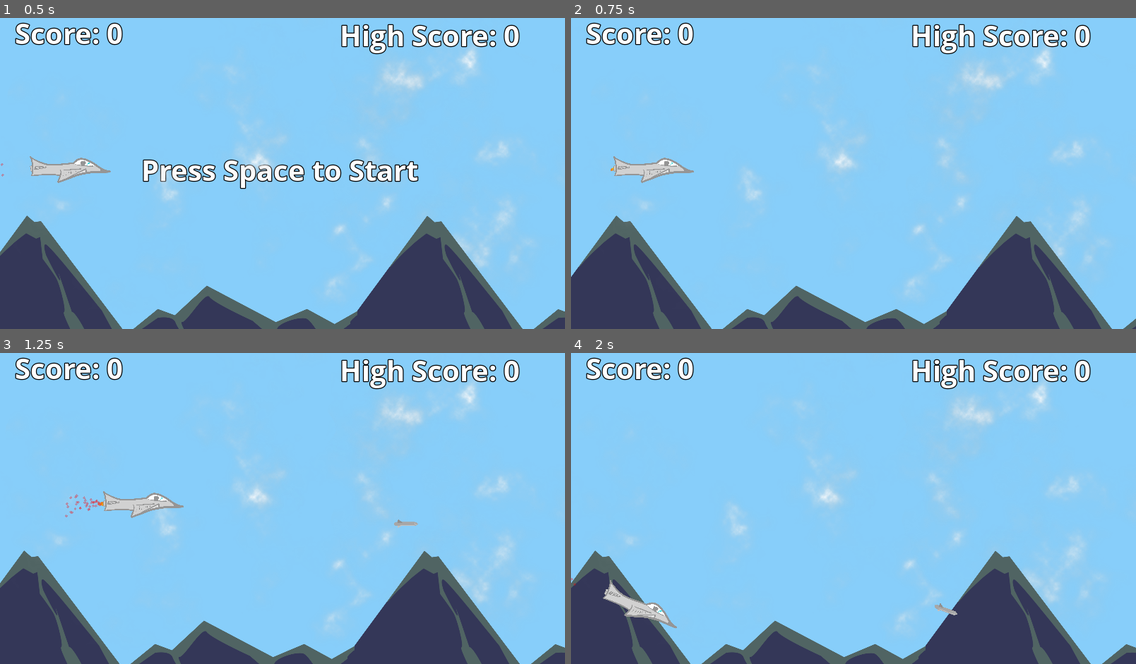
Above: before the commit, frames 1-4 (two rows, left to right).
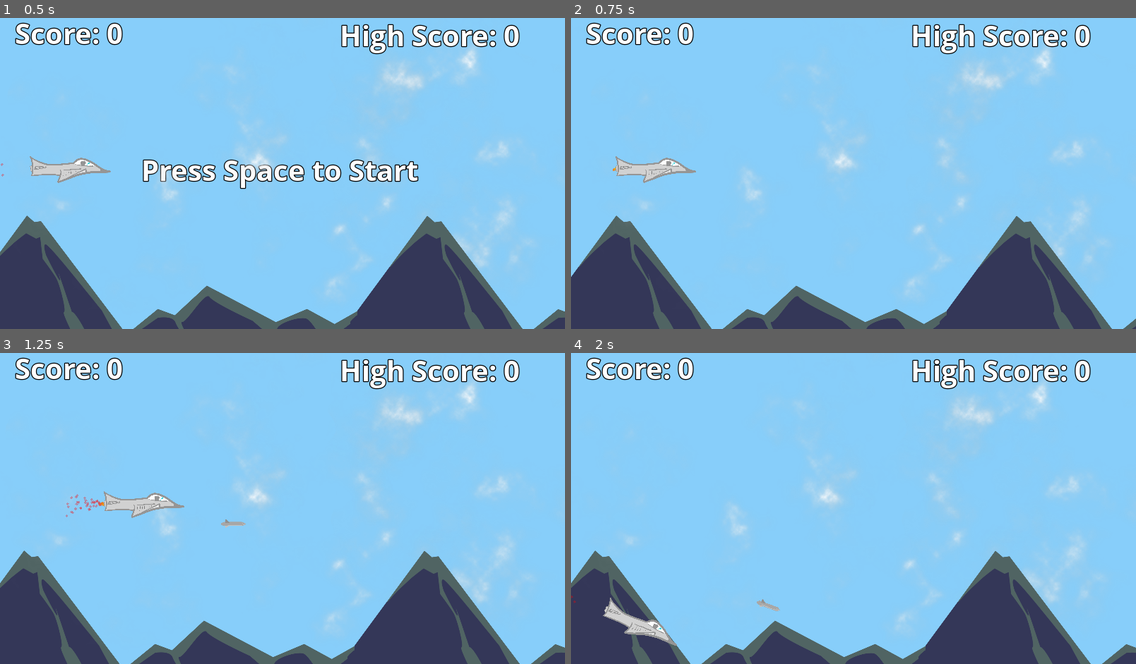
Above: after the commit, the same moments.

Repository: akgvn/JetFighter
Game: Godot game, scene res://src/main.tscn
Two runs of this game, one before a commit and one after it. Both use one fixed random seed, a clock stepped at 60 frames per second and the inputs below.
Inputs:
- Up to frame 1 (0.5 s): no input
- Up to frame 2 (0.75 s): tap Space at 0.5 s; hold Right (ui_right) from 0.53 s (still down); tap R at 0.6 s
- Up to frame 3 (1.25 s): keep holding Right (ui_right); tap Enter (ui_accept) at 0.77 s
- Up to frame 4 (2 s): release Right (ui_right) at 1.28 s; hold Down (ui_down) from 1.28 s (still down); tap R at 1.35 s; tap Enter (ui_accept) at 1.52 s

Frame 1 is identical in both runs. In frame 2, 0.2% of the frame differs, in the area x 7-23%, y 44-54%; in frame 3, 0.3%; in frame 4, 1.3%, in the area x 0-69%, y 72-95%.

Commit message:
Dealt with some long standing TODOs in the code.
Projectiles, enemies and Player is should be frame independent now.
After some score, enemies launch projectiles in random directions.

Diff:
--- a/project.godot
+++ b/project.godot
@@ -80,6 +80,12 @@
 , Object(InputEventJoypadButton,"resource_local_to_scene":false,"resource_name":"","device":0,"button_index":11,"pressure":0.0,"pressed":false,"script":null)
  ]
 }
+fullscreen_button={
+"deadzone": 0.5,
+"events": [ Object(InputEventKey,"resource_local_to_scene":false,"resource_name":"","device":0,"alt":false,"shift":false,"control":false,"meta":false,"command":false,"pressed":false,"scancode":70,"unicode":0,"echo":false,"script":null)
+, Object(InputEventJoypadButton,"resource_local_to_scene":false,"resource_name":"","device":0,"button_index":10,"pressure":0.0,"pressed":false,"script":null)
+ ]
+}
 
 [layer_names]
 
--- a/src/Background.gd
+++ b/src/Background.gd
@@ -6,11 +6,9 @@
 
 var mountain_speed := 1.6
 
-
 # Called when the node enters the scene tree for the first time.
 func _ready():
 	self.visible = true
-
 
 # Called every frame. 'delta' is the elapsed time since the previous frame.
 func _process(_delta):
@@ -21,12 +19,10 @@
 	$"Mountains/m2".move_local_x(-mountain_speed)
 	$"Mountains/m3".move_local_x(-mountain_speed)
 
-
 func _on_VisibilityNotifier2D_screen_exited(cloud_num: int):
 	if cloud_num == 1: $"Cloud 1".position.x = 1600
 	if cloud_num == 2: $"Cloud 2".position.x = 1600
 	if cloud_num == 3: $"Cloud 3".position.x = 1600
-
 
 func _mountain_out(mountain_num: int):
 	var offset := (0.473 * 1920) # FIXME Just get the scale and width of the mountain dynamically
--- a/src/Enemy.gd
+++ b/src/Enemy.gd
@@ -5,37 +5,45 @@
 var fired = false
 var dead = false
 var is_random_direction = false
+export(int) var enemy_movement_speed = 150
+export(int) var degree = 0 # For the vertical degree constraints.
 
 func init(pos: Vector2, current_score: int):
 	self.position = pos
-	# Make the game harder
+
+	# Make the game harder progressively.
 	if current_score > 10: $Timer.wait_time = 0.75
-	elif current_score > 1: self.is_random_direction = true
+	elif current_score > 15: self.is_random_direction = true
 	elif current_score > 20: $Timer.wait_time = 0.50
 
 
 # Called every frame. 'delta' is the elapsed time since the previous frame.
-func _process(_delta):
-	var dir = Vector2(-150, 0)
-	move_and_slide(dir)
+func _process(delta):
+	var dir = Vector2(-1 * enemy_movement_speed, 0)
+	move_and_slide(dir * delta * 60)
+
 	var body = rc.get_collider()
 	if fired and ($Timer.time_left < 0.1):
 		fired = false
 	if body and (body.name == "Player") and (not fired) and $VisibilityNotifier2D.is_on_screen():
+		var origin: Vector2 = rc.global_transform.origin
+		var collision_point: Vector2 = rc.get_collision_point()
+		var distance = origin.distance_to(collision_point)
+
 		var pr: Projectile = load("res://src/Projectile.tscn").instance()
 		var pos = self.position
 		pos.y += 15
 		pos.x -= 70
-		var vertical_dir = 0
-		var degrees = 180
 
-		# FIXME Enemy projectile should go in a reasonable direction. Playtest!
-		#if is_random_direction:
-		#	vertical_dir = (randi() % 60)
-		#	degrees -= vertical_dir
-		#	vertical_dir = tan(deg2rad(vertical_dir))
+		var vertical_direction: float = 0
+		var horizontal_direction: float = -1
 
-		pr.init(pos, degrees, Vector2(-2, vertical_dir), true)
+		var min_distance = 100 # TODO Find a optimal value for this by playtesting!
+		if is_random_direction and distance > min_distance:
+			vertical_direction = Global.rng.randf_range(-0.3, 0.3)
+
+		var pr_direction = Vector2(horizontal_direction, vertical_direction)
+		pr.init(pos, pr_direction, true)
 		get_parent().add_child(pr)
 		self.fired = true
 		$Timer.start()
--- a/src/Enemy.tscn
+++ b/src/Enemy.tscn
@@ -3,8 +3,6 @@
 [ext_resource path="res://assets/Heli.svg" type="Texture" id=1]
 [ext_resource path="res://src/Enemy.gd" type="Script" id=2]
 [ext_resource path="res://assets/Heli 2.svg" type="Texture" id=3]
-
-
 
 [sub_resource type="RectangleShape2D" id=1]
 extents = Vector2( 54.312, 15.0355 )
--- a/src/PlayerPlane.gd
+++ b/src/PlayerPlane.gd
@@ -10,9 +10,9 @@
 	pass
 
 # Called every frame. 'delta' is the elapsed time since the previous frame.
-func _process(_delta):
+func _process(delta):
 	var movement_vector := Vector2.ZERO
-	var speed = 7
+	var speed = 7 * 70 # 75 is for delta thing
 
 	if Input.is_action_pressed("ui_up"):
 		movement_vector.y = -1
@@ -43,7 +43,7 @@
 
 	movement_vector = movement_vector.normalized()
 
-	var collision_info := move_and_collide(movement_vector * speed)
+	var collision_info := move_and_collide(movement_vector * speed * delta)
 
 	if collision_info:
 		var body := instance_from_id(collision_info.get_collider_id())
@@ -64,8 +64,8 @@
 	if not fired:
 		var pr: Projectile = load("res://src/Projectile.tscn").instance()
 		var pos := Vector2(self.position.x, self.position.y + 45)
-		var vert = tan(deg2rad(self.rotation_degrees)) # Calculate vertical speed
-		pr.init(pos, self.rotation_degrees, Vector2(2, vert))
+		var vertical_speed = tan(deg2rad(self.rotation_degrees))
+		pr.init(pos, Vector2(1, vertical_speed))
 		get_parent().add_child(pr)
 		fired = true
 		timer.start()
--- a/src/Projectile.gd
+++ b/src/Projectile.gd
@@ -1,14 +1,16 @@
 extends KinematicBody2D
 class_name Projectile
 
-var _speed: Vector2
-export (int) var multiplier := 1
+var _direction: Vector2
+export (int) var speed := 750
 var is_enemy = false
 
-func init(pos: Vector2, rot: int, speed: Vector2, is_enemy := false):
+func init(pos: Vector2, direction: Vector2, is_enemy := false):
 	self.position = pos
-	self.rotation_degrees = rot
-	self._speed = speed
+
+	if is_enemy: self.scale.x = -1
+	self.rotation_degrees = rad2deg(atan(direction.y / direction.x))
+	self._direction = direction
 	if is_enemy:
 		self.is_enemy = true
 		self.set_collision_layer(8)
@@ -17,8 +19,8 @@
 	else: self.set_collision_layer(2)
 
 # Called every frame. 'delta' is the elapsed time since the previous frame.
-func _process(_delta):
-	var collision_info = move_and_collide(_speed * multiplier)
+func _process(delta):
+	var collision_info = move_and_collide(_direction * speed * delta)
 	if collision_info:
 		var body := instance_from_id(collision_info.get_collider_id())
 		if not is_enemy and body.name == "Player":
--- a/src/Projectile.tscn
+++ b/src/Projectile.tscn
@@ -12,7 +12,6 @@
 collision_layer = 10
 collision_mask = 12
 script = ExtResource( 2 )
-multiplier = 15
 
 [node name="newproj" type="Sprite" parent="."]
 position = Vector2( -0.282222, -0.203342 )
--- a/src/global.gd
+++ b/src/global.gd
@@ -7,6 +7,7 @@
 var current_score := 0
 var begin := false
 onready var paused_label = get_tree().get_current_scene().get_node("HUD/Paused")
+var rng = RandomNumberGenerator.new()
 
 # Called when the node enters the scene tree for the first time.
 func _ready():
@@ -15,15 +16,13 @@
 	self.pause_mode = Node.PAUSE_MODE_PROCESS
 	paused_label.visible = false
 
-
 # Called every frame. 'delta' is the elapsed time since the previous frame.
 func _process(_delta):
 	if Input.is_action_just_released("pause_button") and not self.dead and self.begin:
 		paused_label.visible = not paused_label.visible
 		get_tree().paused = not get_tree().paused
 
-	# TODO Use a general action from Godot setting instead of a key.
-	if self._key_f_released():
+	if Input.is_action_just_released("fullscreen_button"):
 		self.fullscreen = not self.fullscreen
 		OS.set_window_fullscreen(self.fullscreen)
 
@@ -51,12 +50,3 @@
 		hs = file.get_16()
 		file.close()
 	self.high_score = hs
-
-# TODO This should be deleted when action thing is added.
-func _key_f_released() -> bool:
-	if Input.is_key_pressed(KEY_F):
-		self._pressed = true
-	elif (self._pressed == true):
-		self._pressed = false
-		return true
-	return false
